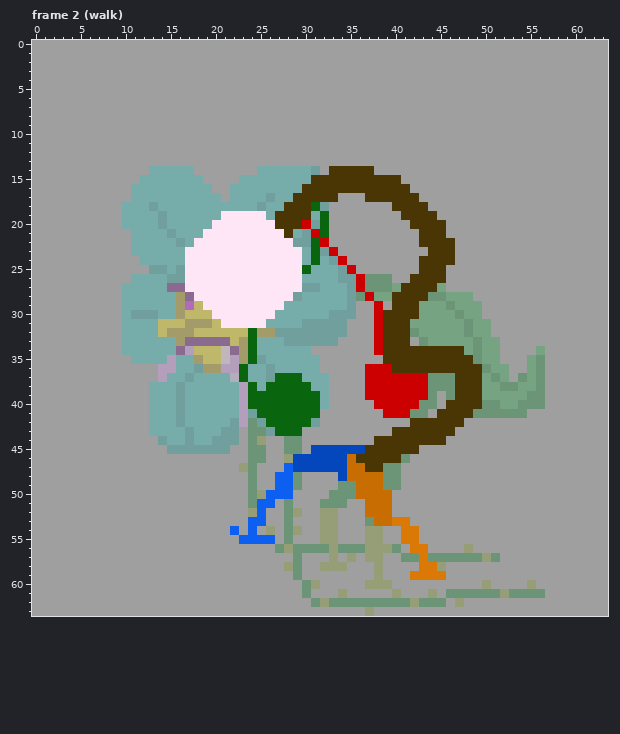
Two states of a pixel-art file, Art/Sprites/flor-malvada.ase. This is how it looked before the edit.
64x64 pixels, 16 frames. Colours within 5 levels of each other are drawn and written as one. Shown: frame 2 (walk). The commit also changed other frames, which this record leaves out.
The same view after the edit:
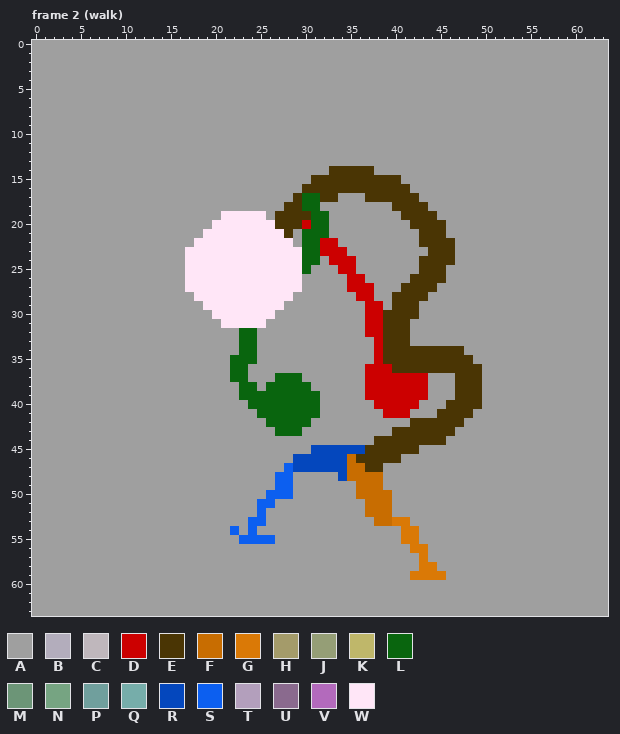
Palette (. is transparent): A #9f9f9f  B #b3adbc  C #bfb7bc  D #cc0000  E #4a3504  F #c86d01  G #da7906  H #a49b6a  J #959e76  K #bfb76a  L #09650e  M #6c9577  N #76a482  P #709f9d  Q #76adaa  R #0447bd  S #0c5ff0  T #b39fbc  U #8a6a8e  V #b36abc  W #ffe6f7
Commit message: 🎨 grossura dos bracos da florzinha
Change:
layer "florzinha" now hidden
Frame 2 (walk):
y 14: x 13..17 QQQQQ -> AAAAA; x 25..31 QQQQQQP -> AAAAAAA
y 15: x 12..18 QQQQQQQ -> AAAAAAA; x 23..30 QQQQQQQQ -> AAAAAAAA
y 16: x 11..19 QQQQQQQQQ -> AAAAAAAAA; x 22..29 QQQQQQQQ -> AAAAAAAA
y 17: x 11..20 QQQQQQQQQQ -> AAAAAAAAAA; x 22..28 QQQQPQQ -> AAAAAAA; x 30..31 EE -> LL
y 18: x 10..27 QQQPQQQQQQQQQQQPQQ -> AAAAAAAAAAAAAAAAAA; x 30 E -> L; x 32 P -> A
y 19: x 10..20 QQQQPQQQQQQ -> AAAAAAAAAAA; x 26 Q -> A; x 31 Q -> L
y 20: x 10..19 QQQQPQQQQQ -> AAAAAAAAAA; x 31 P -> L
y 21: x 11..18 QQQQPQQQ -> AAAAAAAA; x 29..31 QPD -> ALL
y 22: x 11..17 QQQQQPQ -> AAAAAAA; x 29..30 PP -> AL; x 33 A -> D
y 23: x 11..16 QQQQQQ -> AAAAAA; x 30 Q -> L; x 32 P -> D; x 34 A -> D
y 24: x 12..16 QQQQQ -> AAAAA; x 30 Q -> L; x 32..33 QP -> AD; x 35 A -> D
y 25: x 13..16 PPQP -> AAAA; x 31..34 QQQP -> AAAD
y 26: x 11..16 QQQQPP -> AAAAAA; x 30..35 QQQQPP -> AAAAAD; x 37..39 MMM -> AAA
y 27: x 10..16 QQQQQUU -> AAAAAAA; x 30..35 PPQQQP -> AAAAAD; x 37..40 MMMN -> DAAA; x 45 N -> A
y 28: x 10..17 QQQQQQHU -> AAAAAAAA; x 29..36 PQQQQQPM -> AAAAAAAD; x 38..39 NN -> AA; x 44..48 MMNNN -> AAAAA
y 29: x 10..18 QQQQQQHVK -> AAAAAAAAA; x 28..35 QQQQQQQP -> AAAAAAAA; x 37 A -> D; x 43..49 NNNMNNN -> AAAAAAA
y 30: x 10..19 QPPPQQHKKK -> AAAAAAAAAA; x 27..35 QQQQQQPPP -> AAAAAAAAA; x 37 A -> D; x 43..49 NNNNMNN -> AAAAAAA
y 31: x 10..20 QQQQKKKHHHK -> AAAAAAAAAAA; x 26..34 QQQQPPPPP -> AAAAAAAAA; x 37 A -> D; x 42..50 NNNNNNMNN -> AAAAAAAAA
y 32: x 10..23 QQQQKHHHKKKKKK -> AAAAAAAAAAAAAL; x 25..34 HHPPPPPPPP -> AAAAAAAAAA; x 37 A -> D; x 42..50 MNNNNNMNN -> AAAAAAAAA
y 33: x 10..23 QQQQQQHUUUUUKH -> AAAAAAAAAAAAAL; x 25..33 QQQPPPPPP -> AAAAAAAAA; x 43..51 MNNNNNMNN -> AAAAAAAAA
y 34: x 10..23 QQQQQQUTKKKCUH -> AAAAAAAAAAAAAL; x 25..30 QQQQQQ -> AAAAAA; x 48..51 NMNN -> AAAA; x 56 N -> A
y 35: x 11..23 QQQQTQQHKKCTH -> AAAAAAAAAAALL; x 25..31 PQQQQQQ -> AAAAAAA; x 38 A -> D; x 49..51 MNN -> AAA; x 55..56 NM -> AA
y 36: x 14..22 TTQQPHHTT -> AAAAAAAAL; x 24..31 QQPQQQQQ -> AAAAAAAA; x 50..52 MNN -> AAA; x 55..56 NM -> AA
y 37: x 14..22 TQQPQQQQB -> AAAAAAAAL; x 24..26 QQP -> AAA; x 30..32 QQQ -> AAA; x 44..46 MMM -> AAA; x 50..52 NMN -> AAA; x 54..56 MNM -> AAA
y 38: x 13..23 QQQPQQQQQQT -> AAAAAAAAAAL; x 25 Q -> A; x 31..32 QQ -> AA; x 44..46 MMM -> AAA; x 50..56 NNMMNNM -> AAAAAAA
y 39: x 13..23 QQQPQQQQQQT -> AAAAAAAAAAL; x 32 Q -> A; x 44 M -> A; x 46 M -> A; x 50..56 NNNNNMM -> AAAAAAA
y 40: x 13..23 QQQPQQQQQQT -> AAAAAAAAAAA; x 32 Q -> A; x 43..44 MM -> AA; x 50..56 MMNNMMM -> AAAAAAA
y 41: x 13..24 QQQPQQQQQQTP -> AAAAAAAAAAAA; x 42..43 MM -> AA; x 49..54 MMMMMM -> AAAAAA
y 42: x 13..25 QQQPQQQQQPTMP -> AAAAAAAAAAAAA; x 31 P -> A
y 43: x 13..22 QQQQPQQQPP -> AAAAAAAAAA; x 24..26 MMP -> AAA
y 44: x 14..22 PQQPQQPPP -> AAAAAAAAA; x 24..25 MJ -> AA; x 28..29 MM -> AA
y 45: x 15..21 PPPPPPP -> AAAAAAA; x 24..25 MM -> AA; x 28..29 MM -> AA
y 46: x 24..25 MM -> AA; x 28 J -> A; x 41 M -> A
y 47: x 23..24 JM -> AA; x 39..40 MM -> AA
y 48: x 24 M -> A; x 29 M -> A; x 39..40 MM -> AA
y 49: x 24 M -> A; x 29 M -> A; x 34..35 MM -> AA; x 39..40 MM -> AA
y 50: x 24..25 MJ -> AA; x 33..35 MMM -> AAA
y 51: x 24 M -> A; x 28 M -> A; x 32..34 MMM -> AAA
y 52: x 24 J -> A; x 28..29 MJ -> AA; x 32..33 JJ -> AA
y 53: x 28 M -> A; x 32..33 JJ -> AA; x 37 M -> A
y 54: x 26 J -> A; x 28..29 MJ -> AA; x 32..33 JJ -> AA; x 37..38 JJ -> AA
y 55: x 28 M -> A; x 32..33 JJ -> AA; x 37..38 JJ -> AA
y 56: x 27..40 MJMMMMJMMMJJJM -> AAAAAAAAAAAAAA; x 48 J -> A
y 57: x 29 M -> A; x 33 J -> A; x 35 J -> A; x 37..38 JJ -> AA; x 41..42 MM -> AA; x 44..51 MMMMMMJM -> AAAAAAAA
y 58: x 28..29 JM -> AA; x 32..34 JJJ -> AAA; x 38 J -> A; x 45 J -> A
y 59: x 29 M -> A; x 38 J -> A
y 60: x 30..31 MJ -> AA; x 37..39 JJJ -> AAA; x 50 J -> A; x 55 J -> A
y 61: x 30 M -> A; x 34 J -> A; x 40 J -> A; x 44 J -> A; x 46..56 MMMMMMJMMMM -> AAAAAAAAAAA
y 62: x 31..45 MJMMMMMMMMMJMMM -> AAAAAAAAAAAAAAA; x 47 J -> A
y 63: x 37 J -> A
